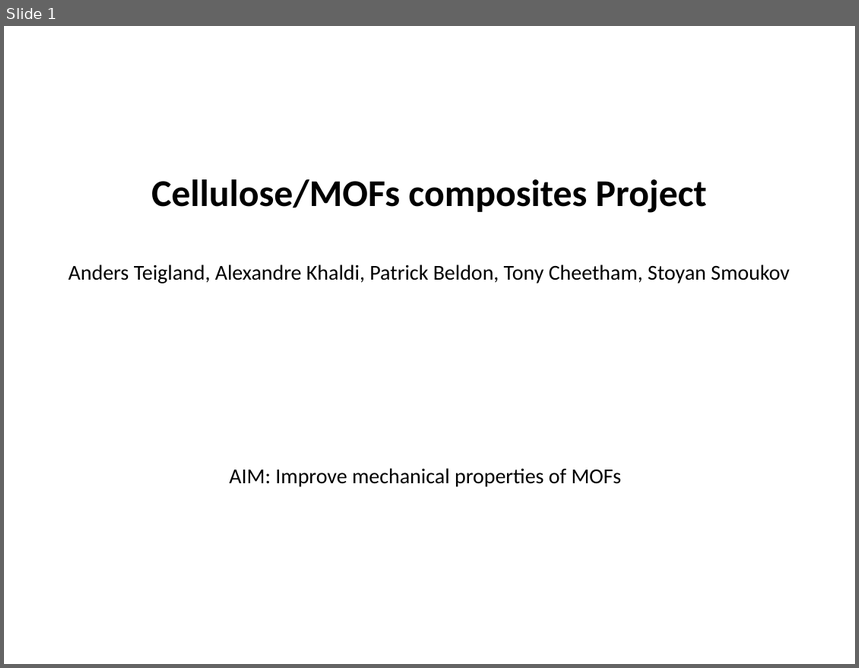
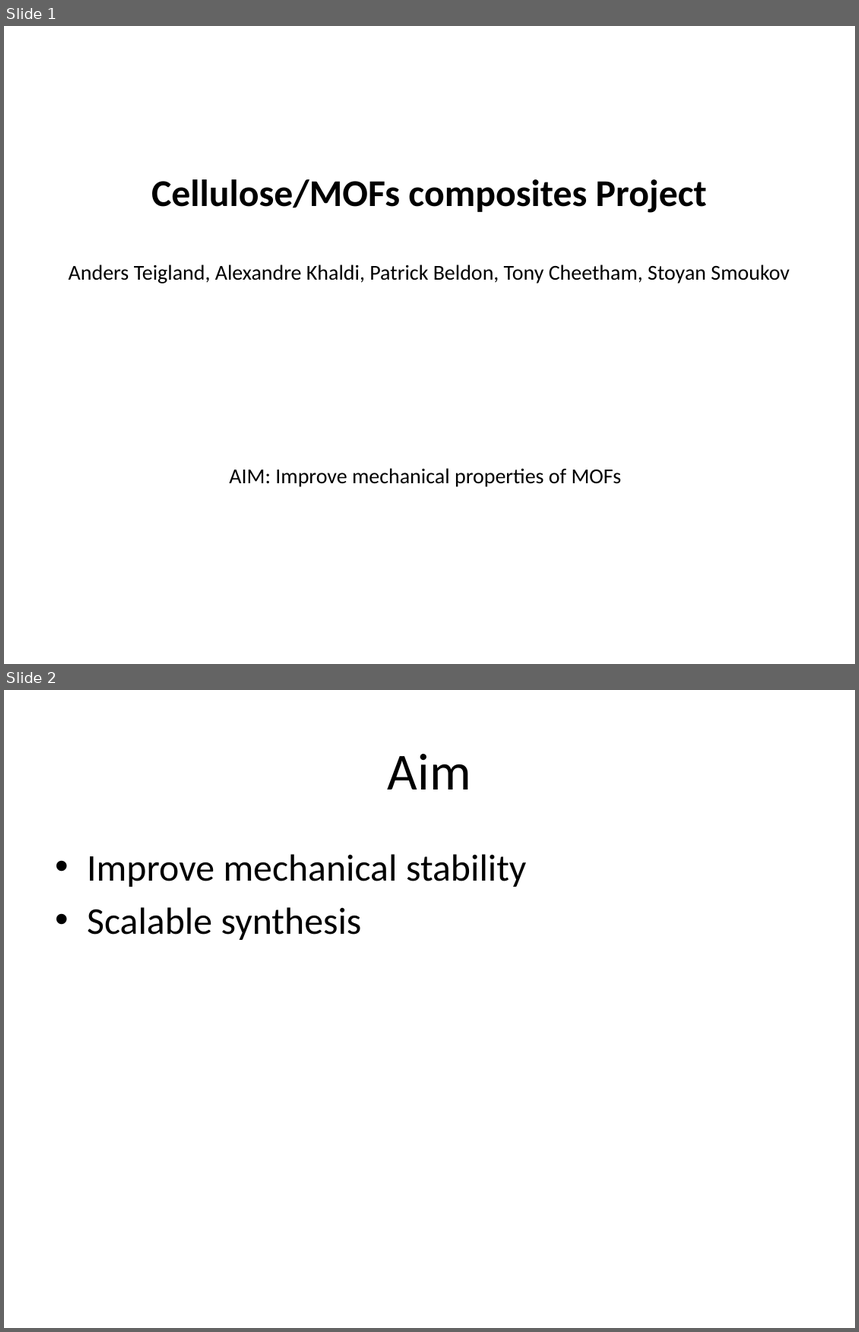
Before and after one commit to ATeigland/ResearchProject, a slide deck: Updates.pptx. Shown one above the other, each under a label of ours: slide 1 before the commit, slides 1 and 2 after it. The pictures are 859x668 and 859x1332 pixels, drawn with LibreOffice and Linux fonts; fonts in the diff are those of the drawing. Boxes give left, top, right and bottom in pixels: in the first picture for what was removed or moved away, otherwise in the second. Text is boxed around its words. In the diff, an @@ line names an element or a change of style, - is before the commit and + after.

Commit message:
Power point updates
Added ZIF-8 pics and some more on the synthesis

```diff
--- a/Updates.pptx
+++ b/Updates.pptx
@@ slide 2 added at box(4, 690, 855, 1328), background #FFFFFF @@
@@ title added at box(388, 754, 471, 790), 44 pt, text #000000 @@
+Aim
@@ text added at box(87, 854, 526, 940), 32 pt, text #000000 @@
+• Improve mechanical stability
+• Scalable synthesis
```
Also in this commit, not shown: 3 slides changed, 4 other slides added, 2 slides removed.
